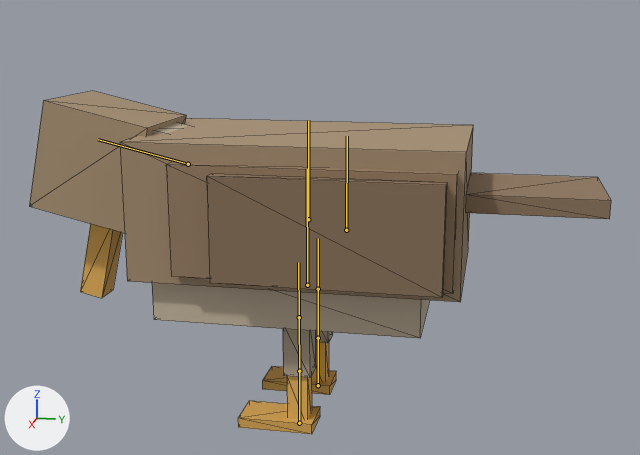
Renders of the glTF model assets/creatures/owl/model.glb from each side of a commit.
One viewpoint serves both versions: a 50 mm lens placed at (0.53, 0.113, 0.252), pointed at (-0.001, 0.007, 0.12). The lights are fixed; the arrows at lower left show +X, +Y and +Z. The older version comes first. Both versions are drawn at frame 78 of the action 'eat'; the numbers are the values there. The bones that change, and the others that lie on the model, are drawn over the model as lines. Mesh edges are drawn as thin lines.

In view in the first picture: 'built'.
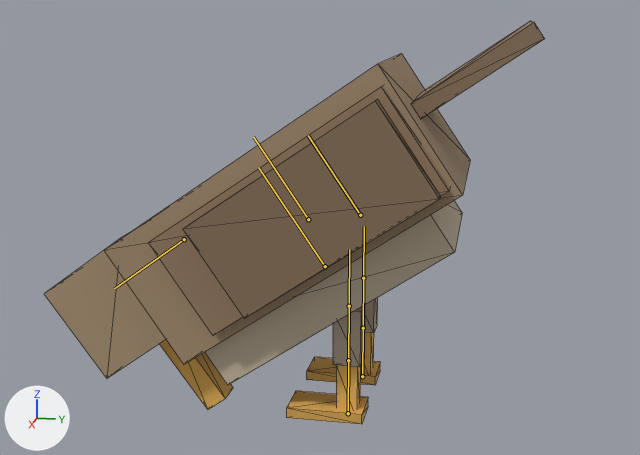
The change, as a list of edits to the scene's bpy script:
```text
Change bone_body:
    where bone_body = bpy.data.objects['creature'].pose.bones['body']
    bone_body.rotation_quaternion: (1.0, 0.0, 0.0, 0.0) -> (0.955, 0.295, 0.0, 0.0)  # degrees (0, 0, 0) -> degrees (34, 0, 0)
Change bone_head:
    where bone_head = bpy.data.objects['creature'].pose.bones['head']  # child of 'body'
    bone_head.rotation_quaternion: (0.781, 0.624, 0.0, 0.0) -> (0.697, 0.717, 0.0, 0.0)  # degrees (77, 0, 0) -> degrees (92, 0, 0)
Change bone_leg_l0:
    where bone_leg_l0 = bpy.data.objects['creature'].pose.bones['leg_l0']  # child of 'body'
    bone_leg_l0.rotation_quaternion: (1.0, 0.0, 0.0, 0.0) -> (0.955, -0.295, 0.0, 0.0)  # degrees (0, 0, 0) -> degrees (-34, 0, 0)
Change bone_leg_r0:
    where bone_leg_r0 = bpy.data.objects['creature'].pose.bones['leg_r0']  # child of 'body'
    bone_leg_r0.rotation_quaternion: (1.0, 0.0, 0.0, 0.0) -> (0.955, -0.295, 0.0, 0.0)  # degrees (0, 0, 0) -> degrees (-34, 0, 0)
```

Pixel boxes [x1, y1, x2, y2] of what changed, in the pictures (640 x 455 px):
'built', posed (14% narrower, 17% taller)
    before: [29, 91, 611, 434]
    after: [44, 21, 545, 424]
bone 'body', root to tip
    before: (308, 219) to (308, 120)
    after: (308, 219) to (253, 137)
bone 'head', root to tip
    before: (188, 164) to (98, 139)
    after: (184, 239) to (114, 288)
bone 'leg_l0', root to tip
    before: (318, 289) to (318, 238)
    after: (363, 278) to (364, 226)
bone 'leg_r0', root to tip
    before: (299, 317) to (298, 262)
    after: (349, 306) to (349, 249)
